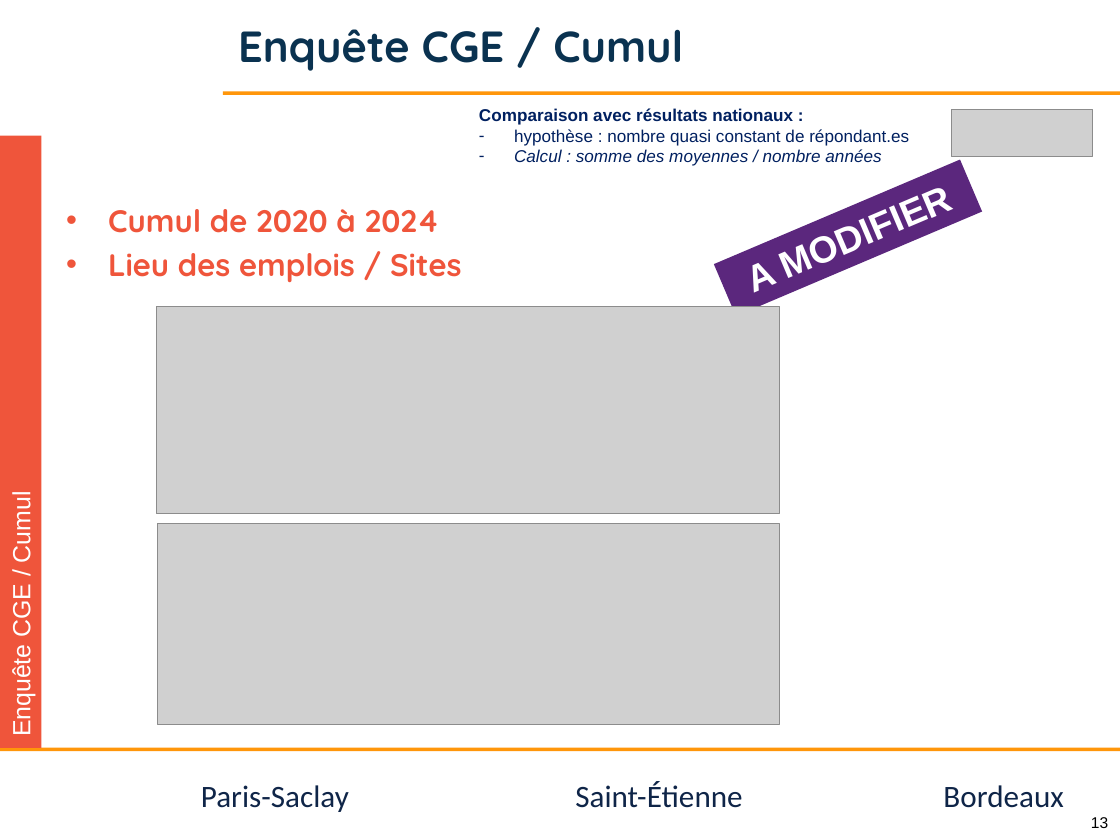
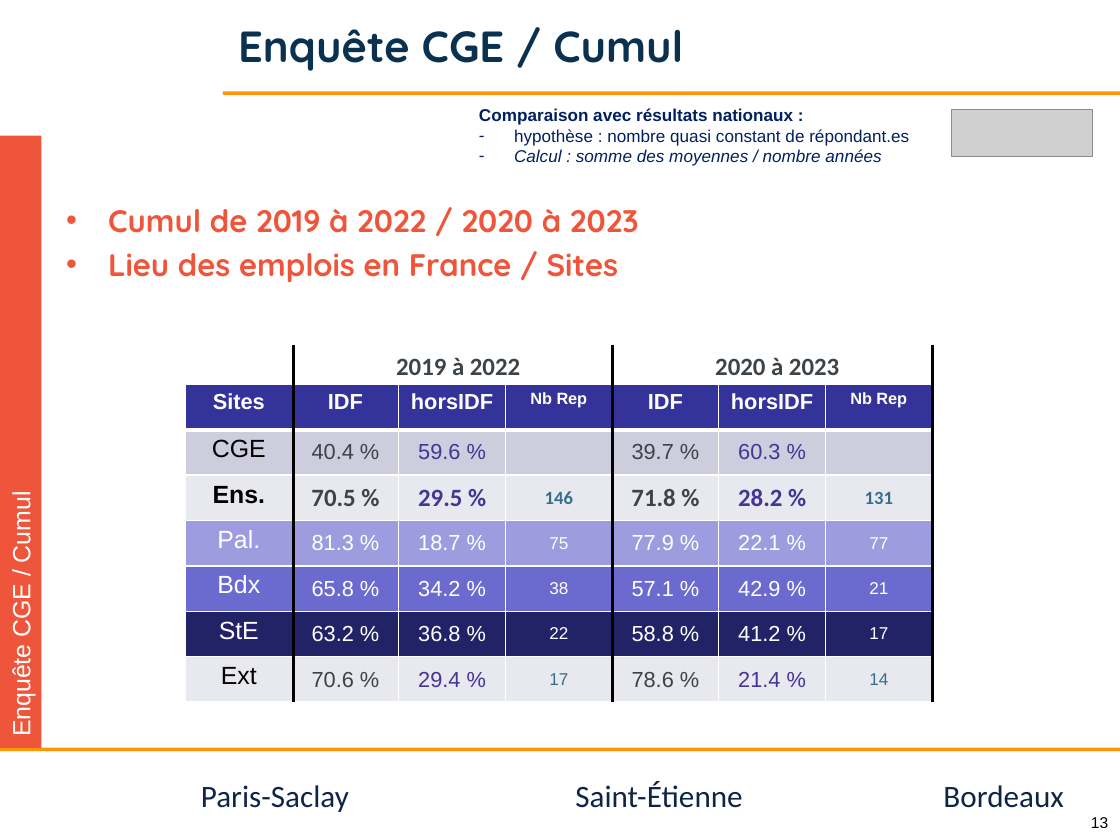
Before and after one commit to jvillemejane/jvillemejane, a slide deck: slide 13 of Presentations/2024_COPERF_CGE.pptx. Drawn at 1120x840 pixels with LibreOffice and Linux fonts; fonts in the diff are those of the drawing; grey boxes stand for pictures; background and template pictures are left out. Boxes give left, top, right and bottom in pixels: in the first picture for what was removed or moved away, otherwise in the second. Text is boxed around its words. In the diff, an @@ line names an element or a change of style, - is before the commit and + after.

```diff
--- a/Presentations/2024_COPERF_CGE.pptx
+++ b/Presentations/2024_COPERF_CGE.pptx
@@ rectangle removed at [714,159,983,316] @@
-A MODIFIER
@@ text at [108,209,639,282]: text changed @@
-• Cumul de 2020 à 2024
-• Lieu des emplois / Sites
+• Cumul de 2019 à 2022 / 2020 à 2023
+• Lieu des emplois en France / Sites
@@ picture removed at [157,306,780,513] @@
@@ line added from (293, 345) to (293, 702), #000000 2 pt @@
@@ text added at [396,358,520,375], 16 pt, text #3D4449, bold @@
+2019 à 2022
@@ line added from (613, 345) to (613, 702), #000000 2 pt @@
@@ text added at [715,358,839,375], 16 pt, text #3D4449, bold @@
+2020 à 2023
@@ line added from (932, 345) to (932, 702), #000000 2 pt @@
@@ table added at [186,384,931,702], 7 rows, 7 columns @@
+Sites | IDF | horsIDF | Nb Rep | IDF | horsIDF | Nb Rep
+CGE | 40.4 % | 59.6 % |  | 39.7 % | 60.3 % | 
+Ens. | 70.5 % | 29.5 % | 146 | 71.8 % | 28.2 % | 131
+Pal. | 81.3 % | 18.7 % | 75 | 77.9 % | 22.1 % | 77
+Bdx | 65.8 % | 34.2 % | 38 | 57.1 % | 42.9 % | 21
+StE | 63.2 % | 36.8 % | 22 | 58.8 % | 41.2 % | 17
+Ext | 70.6 % | 29.4 % | 17 | 78.6 % | 21.4 % | 14
@@ picture removed at [158,524,780,725] @@
```
Also in this commit, not shown: 4 other slides changed, 2 slides added, 1 other file.
